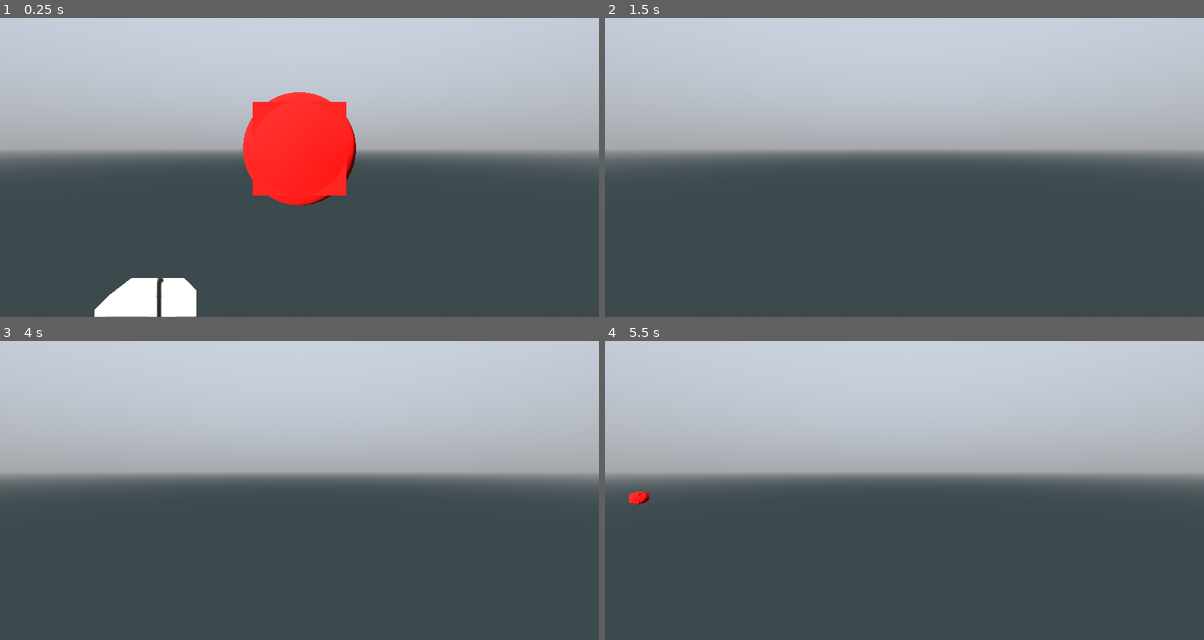
Above: before the commit, frames 1-4 (two rows, left to right).
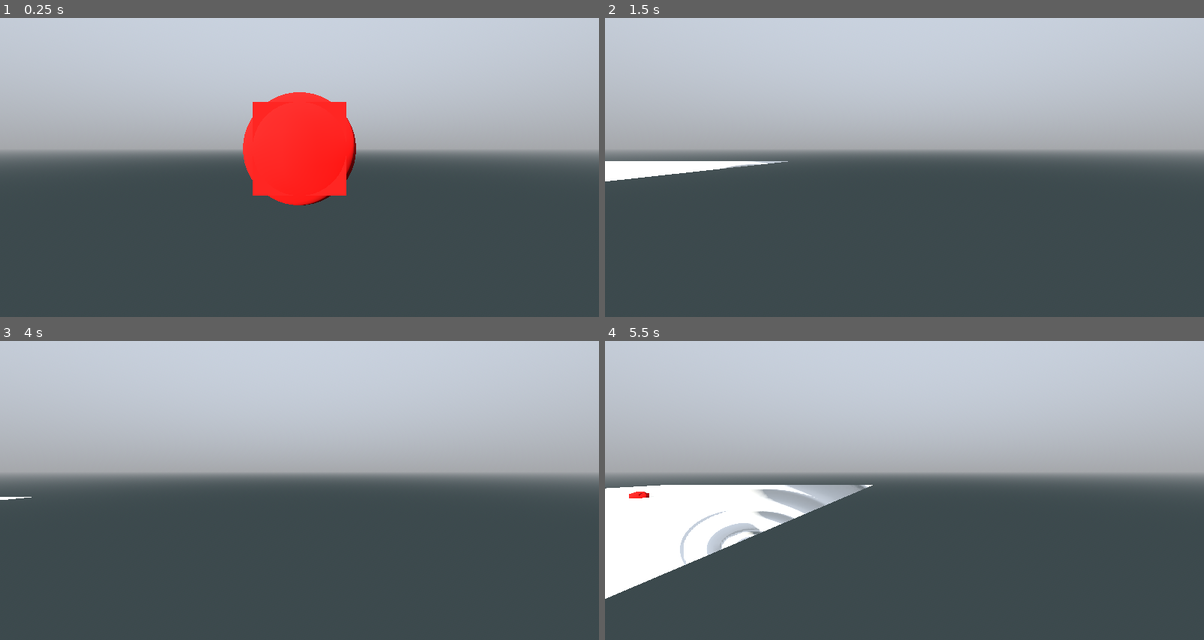
Above: after the commit, the same moments.

Repository: pixerhp/Hatchetflair
Game: Godot game, scene res://topscenes/gameplay_topscene.tscn
The game is run twice, just before and just after one commit, with the same random seed, the same clock (stepped at 60 frames per second) and the same inputs.
Inputs (mouse positions are in pixels of both pictures, inside the frame that each line leads up to):
- Up to frame 1 (0.25 s): no input
- Up to frame 2 (1.5 s): tap Enter at 0.5 s; move the mouse to (1036, 131) at 0.52 s; hold D (move_right) 0.53-1.28 s; hold Shift (speed_faster) 0.53-1.28 s; click (1036, 131) at 0.67 s; tap Space (move_jump_up) at 1.25 s; move the mouse to (784, 164) at 1.27 s; hold S (move_backwards) from 1.28 s (still down); tap Ctrl (speed_slower) at 1.35 s
- Up to frame 3 (4 s): tap Enter at 2 s; move the mouse to (359, 397) at 2.02 s; release S (move_backwards) at 2.03 s; hold D (move_right) 2.03-2.78 s; hold Shift (speed_faster) 2.03-2.78 s; move the mouse to (269, 538) at 2.77 s; hold W (move_forwards) 2.78-3.53 s; tap Ctrl (speed_slower) at 2.85 s; click (269, 538) at 2.92 s; tap Space (move_jump_up) at 3.5 s; move the mouse to (479, 523) at 3.52 s; hold A (move_left) from 3.53 s (still down); hold Shift (speed_faster) from 3.53 s (still down)
- Up to frame 4 (5.5 s): move the mouse to (724, 421) at 4.27 s; release Shift (speed_faster) at 4.28 s; tap Ctrl (speed_slower) at 4.35 s; move the mouse to (934, 472) at 5.02 s; release A (move_left) at 5.03 s; hold S (move_backwards) from 5.03 s (still down); hold Shift (speed_faster) from 5.03 s (still down); click (934, 472) at 5.17 s

The runs differ from the first frame. In frame 1, 1.9% of the frame differs, in the area x 15-33%, y 86-100%; in frame 2, 1.1%; in frame 3, less than 0.1%; in frame 4, 8.4%, in the area x 0-45%, y 48-87%.

Commit message:
Create testing mesh generation function

Diff:
--- a/assets/substance_rendering/subst_shader.gdshader
+++ b/assets/substance_rendering/subst_shader.gdshader
@@ -10,7 +10,7 @@
 
 void fragment() {
 	// Called for every pixel the material is visible on.
-	vec4 color = texture(albedo_textures, vec3(SCREEN_UV.xy, 1));
+	vec4 color = texture(albedo_textures, vec3(SCREEN_UV.xy, 0));
 	ALPHA = color.a;
 	ALBEDO = color.rgb;
 	NORMAL_MAP = texture(normal_map_textures, vec3(SCREEN_UV.xy, 1)).rgb;
--- a/scripts/tchunks_manager.gd
+++ b/scripts/tchunks_manager.gd
@@ -234,18 +234,66 @@
 	TChunk.blank_tc27.fill(TChunk.new())
 
 func _ready():
-	var test_chunk: TChunk = TChunk.new()
-	test_chunk.tile_shapes.fill(TILE_SHAPE.EMPTY)
+	#var test_chunk: TChunk = TChunk.new()
+	#test_chunk.tile_shapes.fill(TILE_SHAPE.EMPTY)
 	#test_chunk.randomize_tiles()
 
-	var test_placements: Array[Vector3i] = [
-		Vector3i(2,1,1), Vector3i(3,1,1), Vector3i(2,2,1), Vector3i(3,2,1),
-		Vector3i(1,1,1), Vector3i(1,2,1), Vector3i(1,1,2), Vector3i(1,2,2),
-	]
-	for pos in test_placements:
-		test_chunk.tile_shapes[pos.x + (16*pos.y) + (256*pos.z)] = TILE_SHAPE.MARCH_ANG
-
-	print()
-
-	test_chunk.generate_mesh()
-	add_child(test_chunk.mesh_instance_node)
+	#var test_placements: Array[Vector3i] = [
+		##Vector3i(2,1,1), Vector3i(3,1,1), Vector3i(2,2,1), Vector3i(3,2,1),
+		##Vector3i(1,1,1), Vector3i(1,2,1), Vector3i(1,1,2), Vector3i(1,2,2),
+		#Vector3i(1,1,1), Vector3i(2,1,1), Vector3i(3,1,1), Vector3i(4,1,1),
+		#Vector3i(1,1,2), Vector3i(2,1,2), Vector3i(3,1,2), Vector3i(4,1,2),
+		#Vector3i(1,1,3), Vector3i(2,1,3), Vector3i(3,1,3), Vector3i(4,1,3),
+		#Vector3i(1,1,4), Vector3i(2,1,4), Vector3i(3,1,4), Vector3i(4,1,4),
+	#]
+	#for pos in test_placements:
+		#test_chunk.tile_shapes[pos.x + (16*pos.y) + (256*pos.z)] = TILE_SHAPE.MARCH_ANG
+
+
+	#test_chunk.generate_mesh()
+	#add_child(test_chunk.mesh_instance_node)
+
+	generate_test_mesh()
+	pass
+
+func generate_test_mesh():
+	var mesh_instance_node: MeshInstance3D = MeshInstance3D.new()
+	var array_mesh: ArrayMesh = ArrayMesh.new()
+
+	var mesh_surface: Array = []
+	mesh_surface.resize(Mesh.ARRAY_MAX)
+	mesh_surface[Mesh.ARRAY_VERTEX] = PackedVector3Array([
+		Vector3(-16,0,16), Vector3(-16,0,-16), Vector3(16,0,16),
+		Vector3(16,0,-16), Vector3(16,0,16), Vector3(-16,0,-16),
+	])
+	mesh_surface[Mesh.ARRAY_NORMAL] = PackedVector3Array([
+		Vector3(0,1,0), Vector3(0,1,0), Vector3(0,1,0),
+		Vector3(0,1,0), Vector3(0,1,0), Vector3(0,1,0),
+	])
+	mesh_surface[Mesh.ARRAY_TEX_UV] = PackedVector2Array([
+		Vector2(0,0), Vector2(0,1), Vector2(1,0),
+		Vector2(1,1), Vector2(1,0), Vector2(0,1),
+	])
+	mesh_surface[Mesh.ARRAY_CUSTOM0] = PackedByteArray([
+		0b00000000, 0b00000000, 0b00000000, 0b00000000,
+		0b00000000, 0b00000000, 0b00000000, 0b00000001,
+		0b00000000, 0b00000000, 0b00000000, 0b00000000,
+
+		0b00000000, 0b00000000, 0b00000000, 0b00000000,
+		0b00000000, 0b00000000, 0b00000000, 0b00000001,
+		0b00000000, 0b00000000, 0b00000000, 0b00000000,
+	])
+
+	var test_mat: ShaderMaterial = load("res://assets/substance_rendering/subst_mat.tres")
+	test_mat.set_shader_parameter("albedo_textures", SubstanceUtils.albedos_texarray)
+	test_mat.set_shader_parameter("normal_map_textures", SubstanceUtils.normals_texarray)
+	test_mat.set_shader_parameter("specials_textures", SubstanceUtils.specials_texarray)
+
+	array_mesh.add_surface_from_arrays(
+		Mesh.PRIMITIVE_TRIANGLES,
+		mesh_surface,
+	)
+	array_mesh.surface_set_material(0, test_mat)
+	mesh_instance_node.mesh = array_mesh
+
+	add_child(mesh_instance_node)
